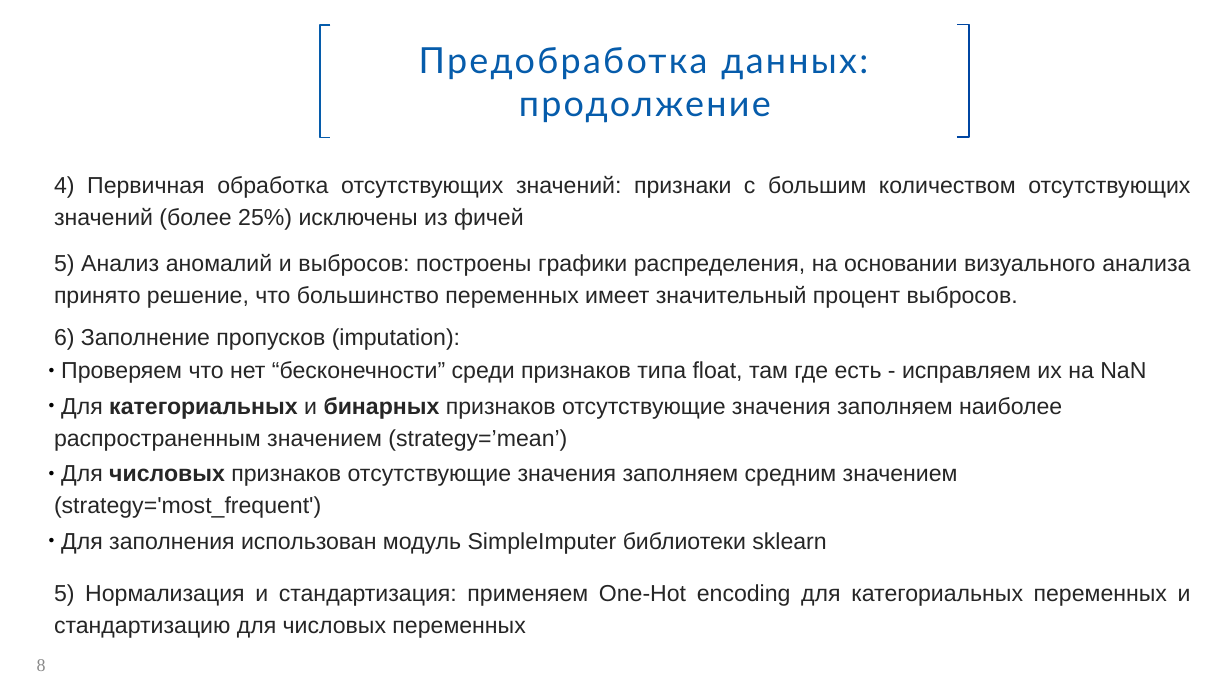
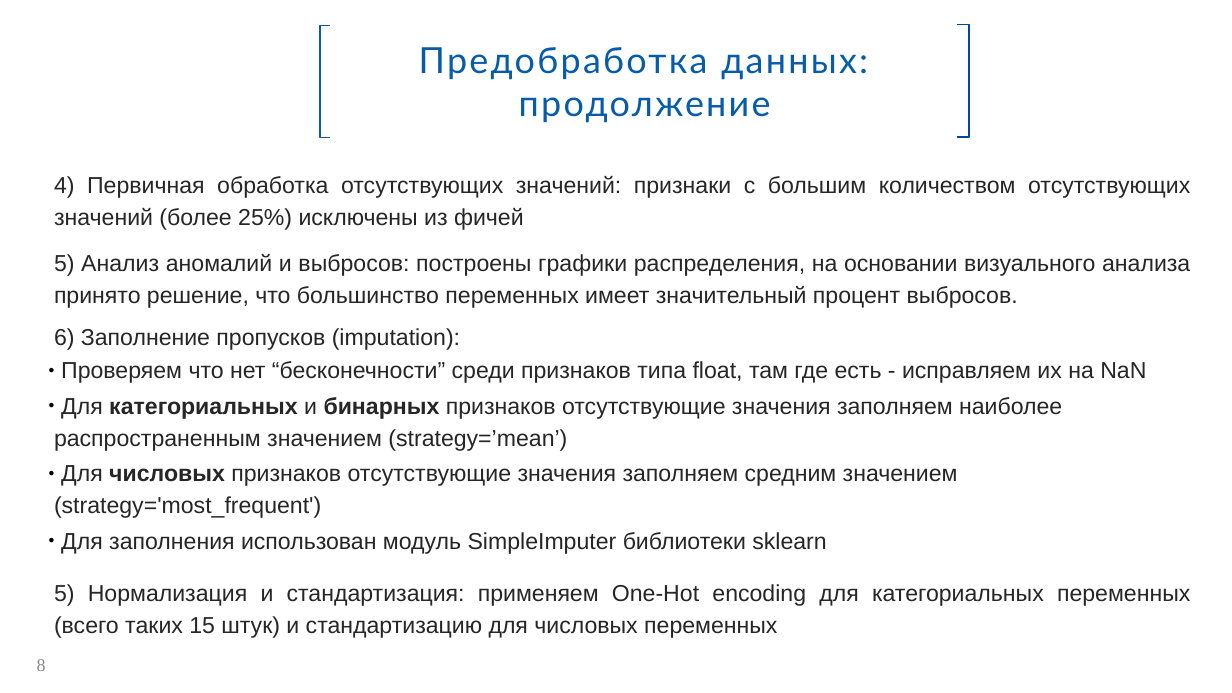
Before and after one commit to Spring-31/HC_default_risk, a slide deck: slide 8 of Прогнозирование_вероятности_дефолта.pptx. Drawn at 1232x693 pixels with LibreOffice and Linux fonts; fonts in the diff are those of the drawing; background and template pictures are left out. Boxes give left, top, right and bottom in pixels: in the first picture for what was removed or moved away, otherwise in the second. Text is boxed around its words. In the diff, an @@ line names an element or a change of style, - is before the commit and + after.

```diff
--- a/Прогнозирование_вероятности_дефолта.pptx
+++ b/Прогнозирование_вероятности_дефолта.pptx
@@ text at (54,584,1190,638): text changed @@
-5) Нормализация и стандартизация: применяем One-Hot encoding для категориальных переменных и стандартизацию для числовых переменных
+5) Нормализация и стандартизация: применяем One-Hot encoding для категориальных переменных (всего таких 15 штук) и стандартизацию для числовых переменных
```
Also in this commit, not shown: 11 other slides changed, 2 slides added, 2 slides removed, 4 other files.
